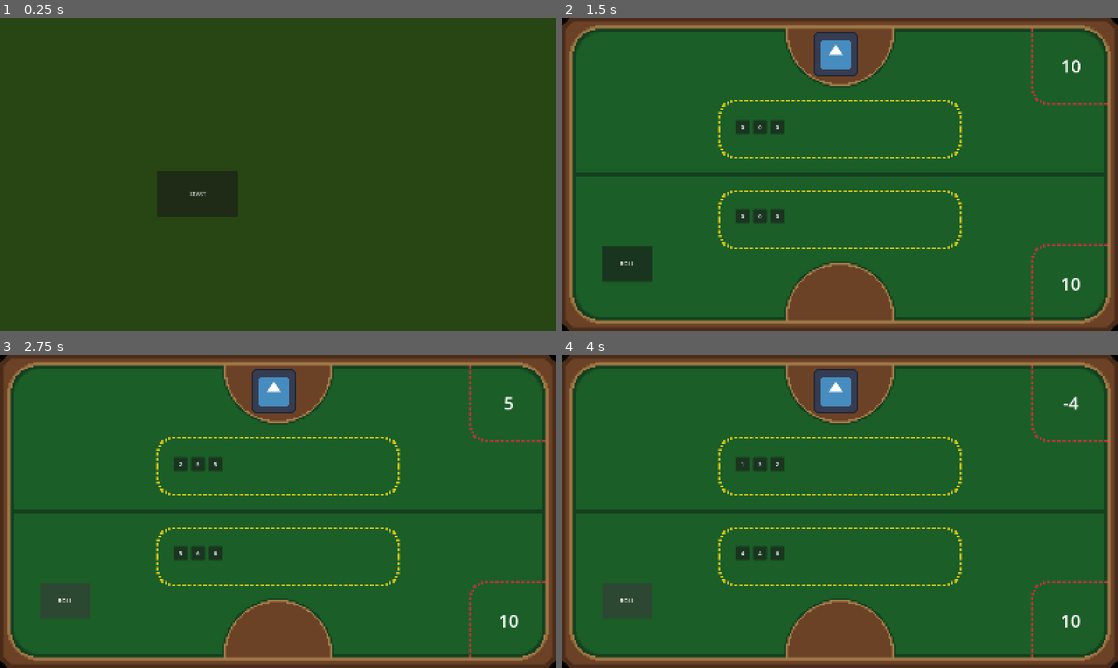
Above: before the commit, frames 1-4 (two rows, left to right).
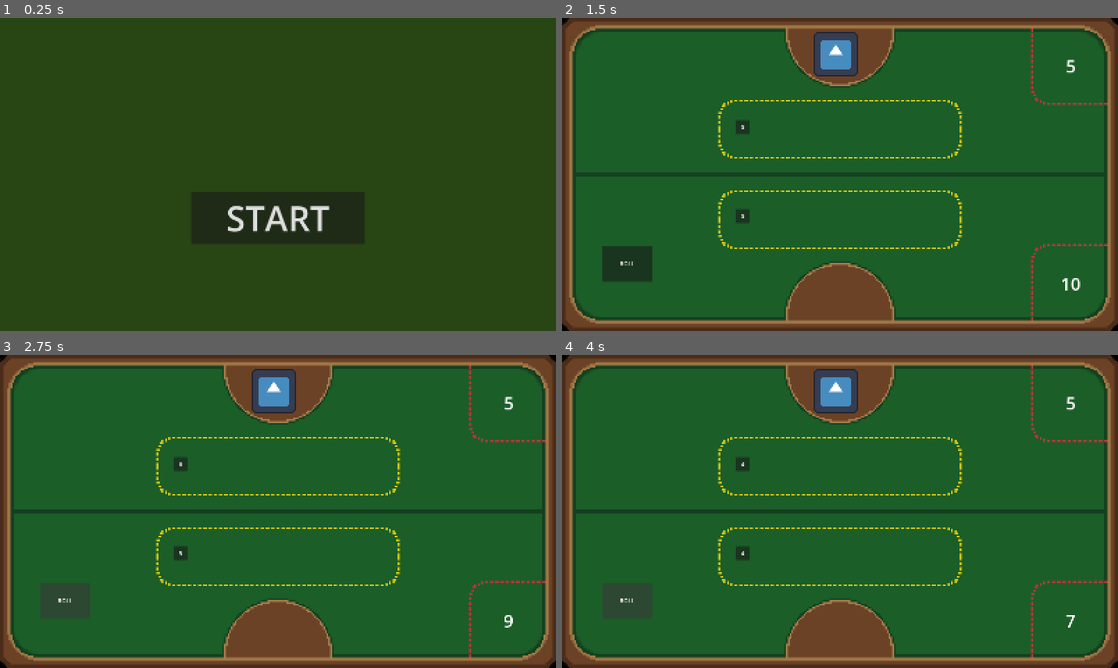
Above: after the commit, the same moments.

Repository: Nissey05/CodamGameJam82026
Game: Godot game, scene res://Start/Start.tscn
Two runs of this game, one before a commit and one after it. Both use one fixed random seed, a clock stepped at 60 frames per second and the inputs below. The engine's default icon, where the game draws it, is replaced by a stand-in: a white triangle on a blue panel in a dark square.
Inputs:
- Up to frame 1 (0.25 s): no input
- Up to frame 2 (1.5 s): click "START" at 0.5 s; click "Select" at 1.25 s
- Up to frame 3 (2.75 s): click "ROLL" at 2 s
- Up to frame 4 (4 s): click "ROLL" at 2.75 s; click "ROLL" at 3.5 s

The runs differ from the first frame. In frame 1, 5.9% of the frame differs, in the area x 28-66%, y 48-72%; in frame 2, 0.5%; in frame 3, 0.5%; in frame 4, 0.5%.

Commit message:
Start screen adjusments

Diff:
--- a/codam-game-jam-8-2026/Game/Game.tscn
+++ b/codam-game-jam-8-2026/Game/Game.tscn
@@ -18,6 +18,7 @@
 
 [node name="Enemy" type="Node2D" parent="." unique_id=984039235]
 script = ExtResource("3_37esa")
+hp = 5
 
 [node name="Sprite2D2" type="Sprite2D" parent="Enemy" unique_id=1236149616]
 visibility_layer = 524288
@@ -32,6 +33,7 @@
 offset_right = 540.0
 offset_bottom = 334.0
 script = ExtResource("5_ghvq8")
+dice_count = 1
 
 [node name="Health" type="RichTextLabel" parent="Enemy" unique_id=1707332888]
 offset_left = 1359.0
@@ -56,6 +58,7 @@
 offset_right = 540.0
 offset_bottom = 590.0
 script = ExtResource("5_ghvq8")
+dice_count = 1
 
 [node name="Button" type="Button" parent="Player/Dice" unique_id=1537262163]
 layout_mode = 0
--- a/codam-game-jam-8-2026/Start/Start.tscn
+++ b/codam-game-jam-8-2026/Start/Start.tscn
@@ -15,10 +15,11 @@
 anchors_preset = -1
 anchor_right = 0.007
 anchor_bottom = 0.012
-offset_left = 453.0
-offset_top = 440.0
-offset_right = 673.936
-offset_bottom = 560.224
+offset_left = 550.0
+offset_top = 500.0
+offset_right = 1038.8
+offset_bottom = 639.2
+theme_override_font_sizes/font_size = 100
 text = "START"
 script = ExtResource("1_cha0i")
 
